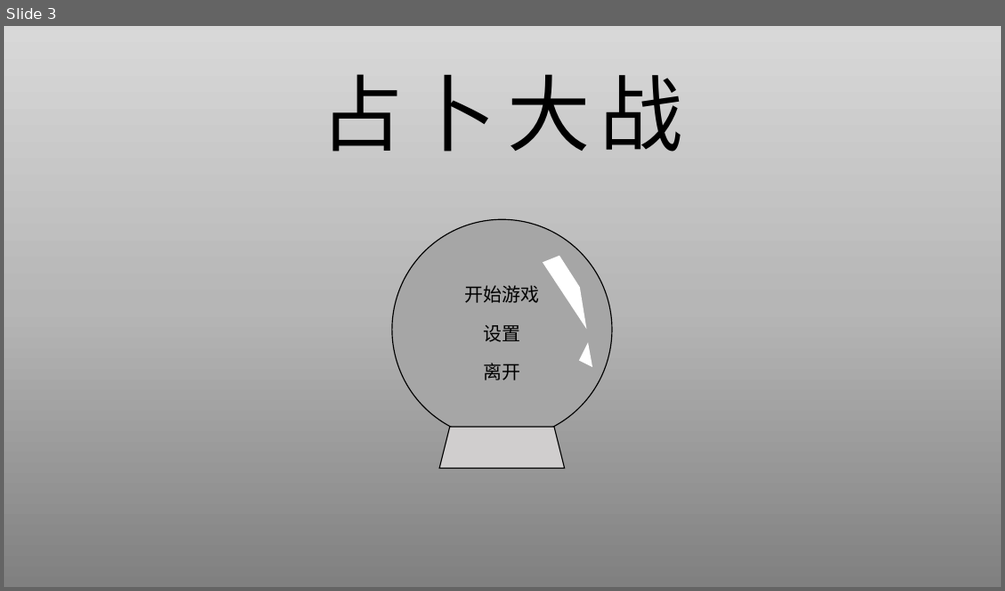
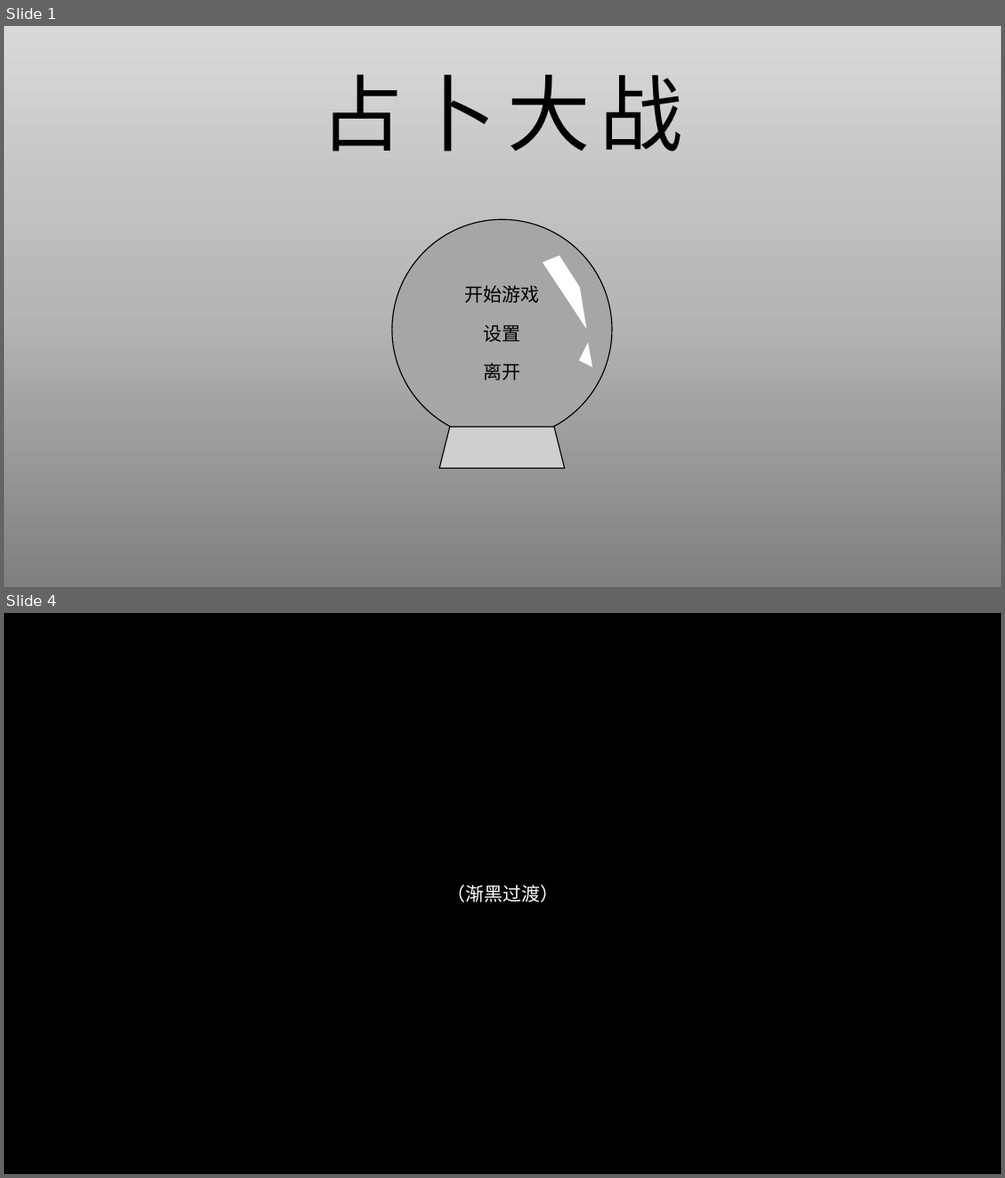
Before and after one commit to Cynthia7979/The-Prophesy-War, a slide deck: Board_Display.pptx. Shown one above the other, each under a label of ours: slide 3 before the commit, slides 1 and 4 after it; the slides between them are not shown. The pictures are 1005x591 and 1005x1178 pixels, drawn with LibreOffice and Linux fonts; fonts in the diff are those of the drawing. Boxes give left, top, right and bottom in pixels: in the first picture for what was removed or moved away, otherwise in the second. Text is boxed around its words. In the diff, an @@ line names an element or a change of style, - is before the commit and + after.

```diff
--- a/Board_Display.pptx
+++ b/Board_Display.pptx
@@ slide 4 added at bbox=[4, 613, 1001, 1174], background #FFFFFF @@
@@ rectangle added at bbox=[4, 613, 1001, 1174], fill #000000, 18 pt, text #FFFFFF @@
+（渐黑过渡）
@@ what was slide 3 is now slide 1 @@
```
Also in this commit, not shown: 3 slides changed, 1 other slide added.
